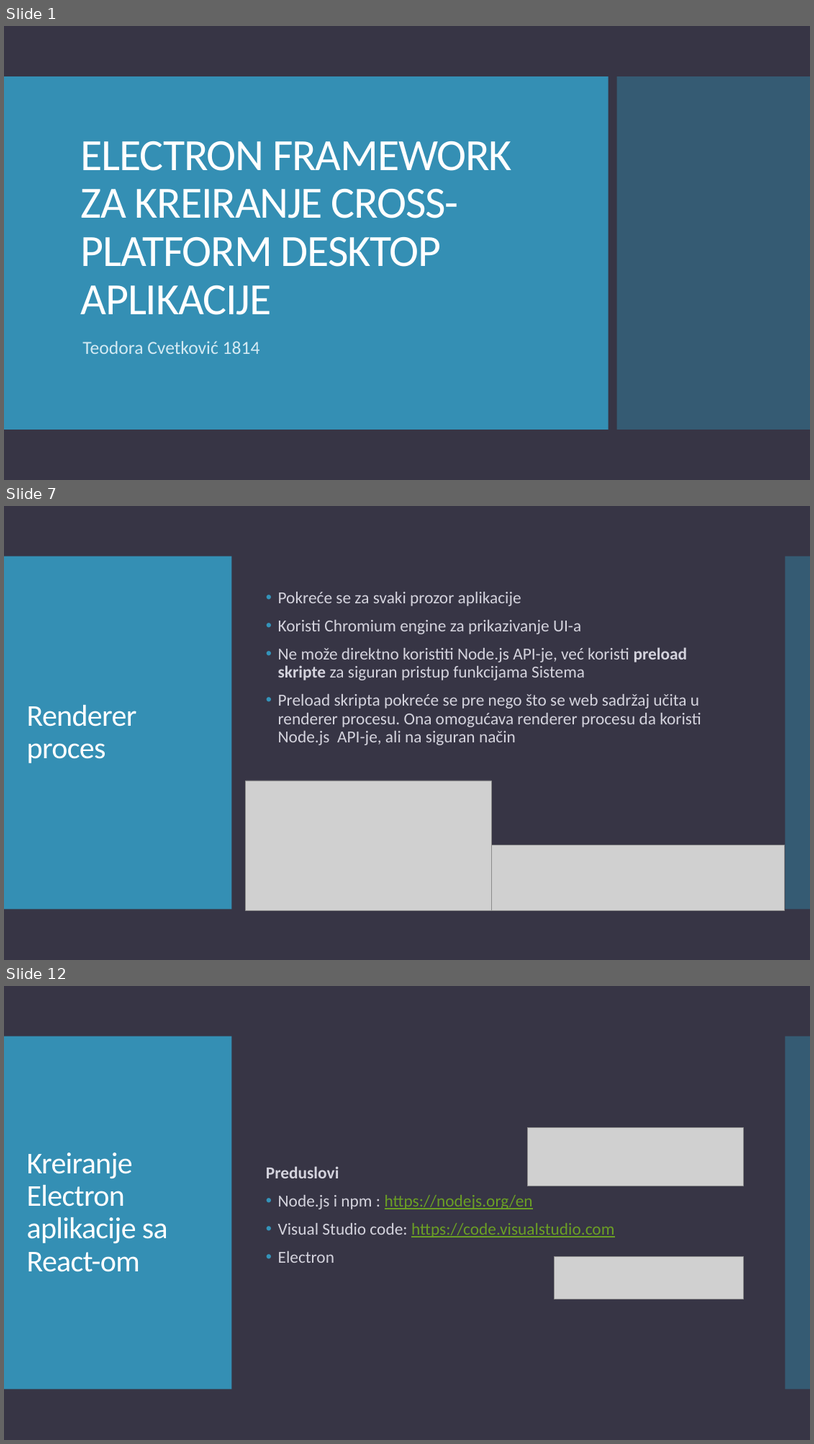
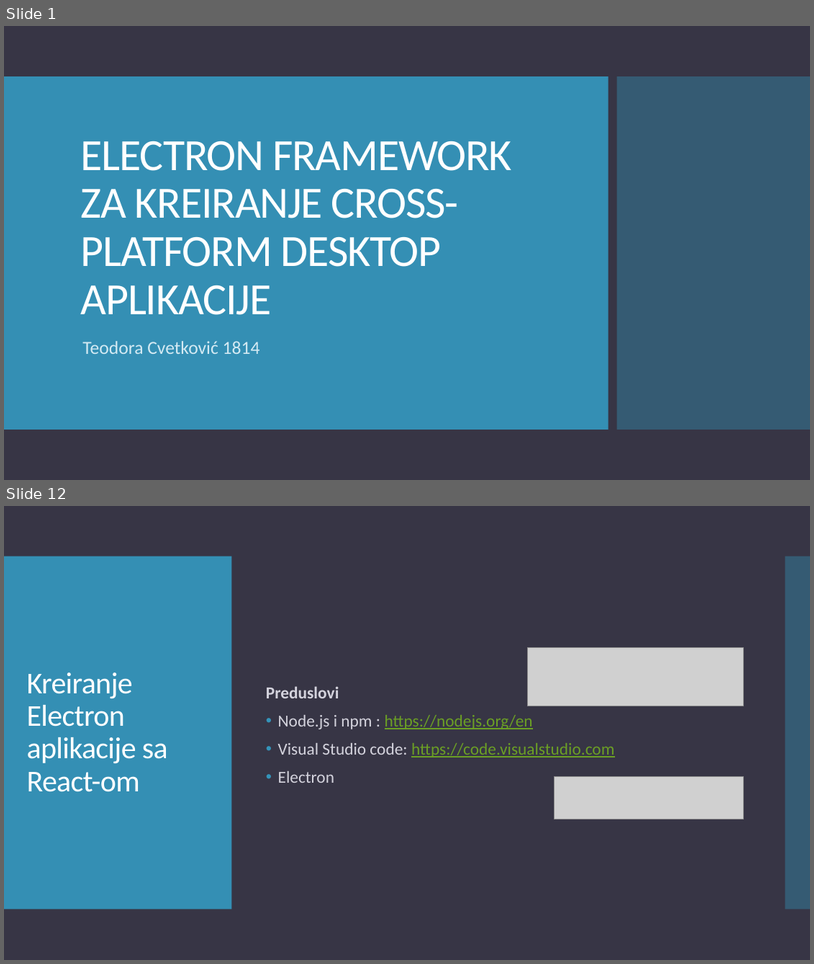
Before and after one commit to teodora18040cvetkovic/electron_react, a slide deck: Electron.pptx. Shown one above the other, each under a label of ours: slides 1, 7 and 12 before the commit, slides 1 and 12 after it; the slides between them are not shown. The pictures are 814x1444 and 814x964 pixels, drawn with LibreOffice and Linux fonts; fonts in the diff are those of the drawing; grey boxes stand for pictures. Boxes give left, top, right and bottom in pixels: in the first picture for what was removed or moved away, otherwise in the second. Text is boxed around its words. In the diff, an @@ line names an element or a change of style, - is before the commit and + after.

```diff
--- a/Electron.pptx
+++ b/Electron.pptx
@@ slide 7 removed at [4,506,810,960], background #373545; not listed: 2 template elements that a slide beside it also shows @@
@@ text removed at [278,592,702,745] @@
-• Pokreće se za svaki prozor aplikacije
-• Koristi Chromium engine za prikazivanje UI-a
-• Ne može direktno koristiti Node.js API-je, već koristi preload skripte za siguran pristup funkcijama Sistema
-• Preload skripta pokreće se pre nego što se web sadržaj učita u renderer procesu. Ona omogućava renderer procesu da koristi Node.js API-je, ali na siguran način
@@ title removed at [27,705,137,763] @@
-Renderer proces
@@ picture removed at [246,780,492,911] @@
@@ picture removed at [491,845,785,910] @@
```
Also in this commit, not shown: 7 slides changed, 2 slides added, 3 other slides removed, 1 other file.
